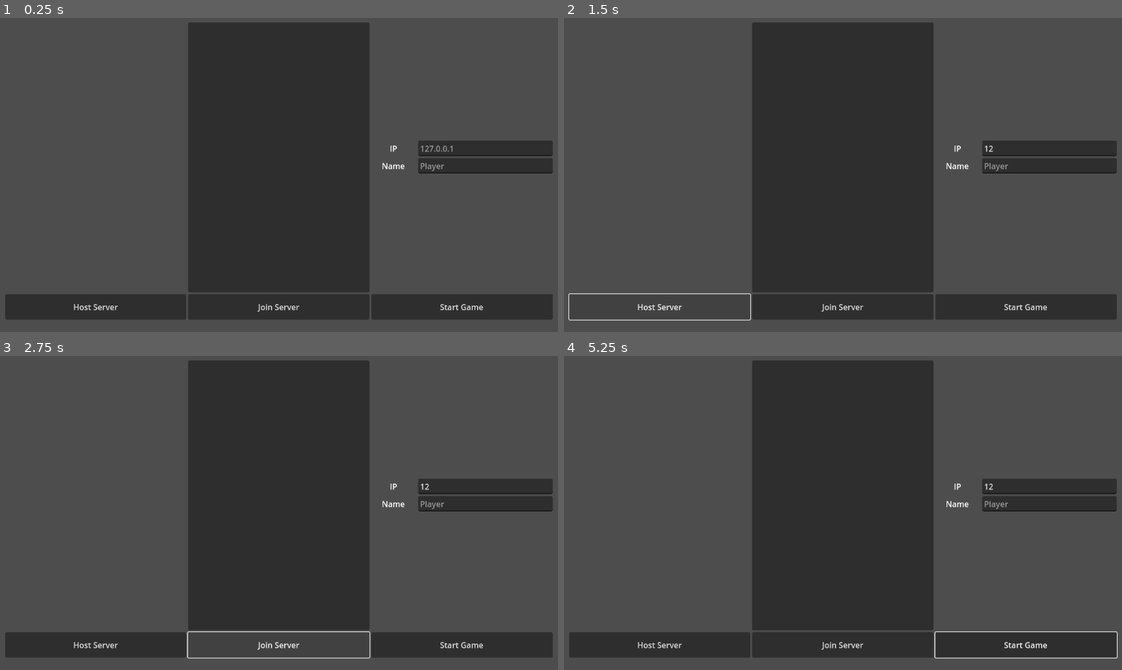
Above: before the commit, frames 1-4 (two rows, left to right).
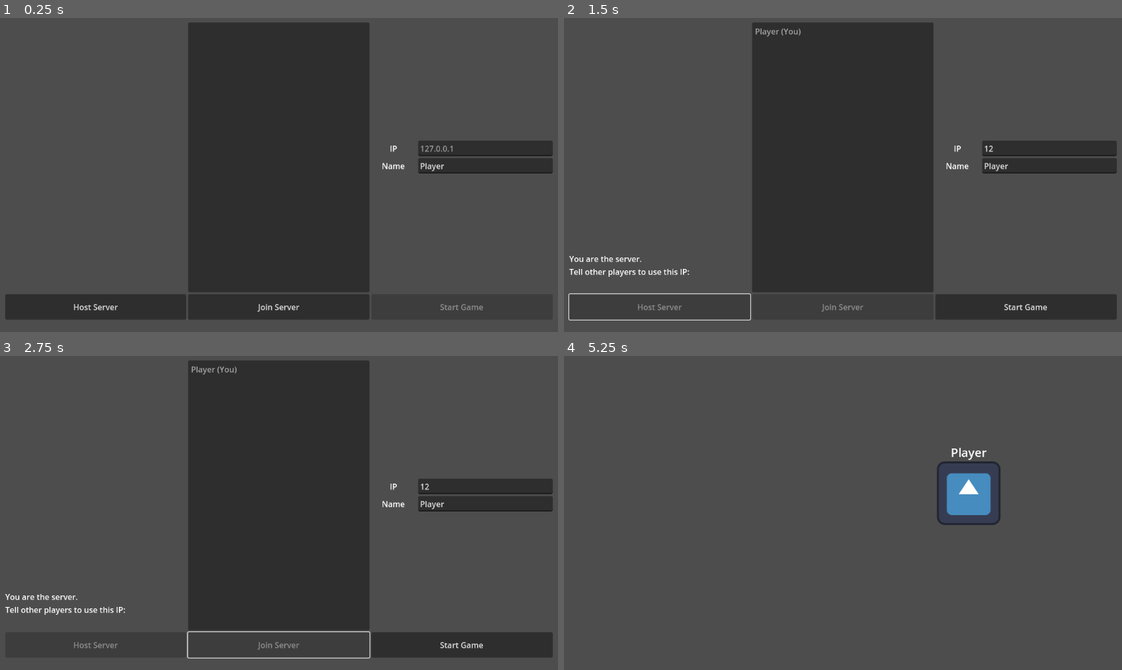
Above: after the commit, the same moments.

Repository: ras-marques/ItadakimasuHeroes
Game: Godot game, scene res://scenes/main_menu.tscn
Two runs of this game, one before a commit and one after it. Both use one fixed random seed, a clock stepped at 60 frames per second and the inputs below. The engine's default icon, where the game draws it, is replaced by a stand-in: a white triangle on a blue panel in a dark square.
Inputs (mouse positions are in pixels of both pictures, inside the frame that each line leads up to):
- Up to frame 1 (0.25 s): no input
- Up to frame 2 (1.5 s): click (1049, 149) at 0.52 s; type "12" at 0.6 s; click "Host Server" at 1.25 s
- Up to frame 3 (2.75 s): click (279, 644) at 2 s, where only the run before the commit has a clickable "Join Server"
- Up to frame 4 (5.25 s): click "Start Game" at 2.75 s; click (1027, 644) at 3.5 s, where only the run before the commit has a clickable "Start Game"; click (1027, 644) at 4.25 s, where only the run before the commit has a clickable "Start Game"; tap Enter at 5 s; move the mouse to (971, 494) at 5.02 s

The runs differ from the first frame. In frame 1, 0.1% of the frame differs, in the area x 75-87%, y 46-94%; in frame 2, 0.6%; in frame 3, 0.6%; in frame 4, 39%, in the area x 1-100%, y 1-97%.

Commit message:
upnp looks to be working testing now

Diff:
--- /dev/null
+++ b/level.gd
@@ -0,0 +1,13 @@
+extends Node2D
+
+var packed_player = preload("res://scenes/player.tscn")
+
+func _ready():
+	var player_list = Networking.get_player_list()
+	for i in range(player_list.size()):
+		var obj = packed_player.instantiate()
+		$Players.add_child(obj)
+		obj.position = Vector2(512,300)
+		obj.name = str(player_list[i][0]) #this is not the name of the player, it's the id, that's why we use the id, not the name, for godot internal stuff
+		obj.set_multiplayer_authority(player_list[i][0])
+		obj.set_player_name(player_list[i][1])
--- /dev/null
+++ b/scenes/level.tscn
@@ -0,0 +1,12 @@
+[gd_scene load_steps=2 format=3 uid="uid://b1hgo1j4xsovl"]
+
+[ext_resource type="Script" path="res://level.gd" id="1_inorf"]
+
+[node name="Level" type="Node2D"]
+script = ExtResource("1_inorf")
+
+[node name="Players" type="Node2D" parent="."]
+
+[node name="Label" type="Label" parent="."]
+offset_right = 40.0
+offset_bottom = 23.0
--- a/scenes/main_menu.gd
+++ /dev/null
@@ -1,24 +0,0 @@
-extends Control
-
-func _ready():
-	Networking.updated_list.connect(self.updated_list)
-
-func _on_host_server_pressed():
-	Networking.update_name($MarginContainer/VBoxContainer/HBoxContainer/VBoxContainer3/HBoxContainer2/NameEdit.text)
-	Networking.create_server()
-
-
-func _on_join_server_pressed():
-	Networking.update_ip($MarginContainer/VBoxContainer/HBoxContainer/VBoxContainer3/HBoxContainer/IpEdit.text)
-	Networking.update_name($MarginContainer/VBoxContainer/HBoxContainer/VBoxContainer3/HBoxContainer2/NameEdit.text)
-	Networking.create_client()
-
-
-func _on_start_game_pressed():
-	pass # Replace with function body.
-
-func updated_list():
-	var list = Networking.get_player_list()
-	$MarginContainer/VBoxContainer/HBoxContainer/VBoxContainer2/PlayerList.clear()
-	for i in range(list.size()):
-		$MarginContainer/VBoxContainer/HBoxContainer/VBoxContainer2/PlayerList.add_item(list[i][1])
--- a/scenes/main_menu.tscn
+++ b/scenes/main_menu.tscn
@@ -1,6 +1,6 @@
 [gd_scene load_steps=2 format=3 uid="uid://j05nykrnaag5"]
 
-[ext_resource type="Script" path="res://scenes/main_menu.gd" id="1_6td36"]
+[ext_resource type="Script" path="res://scripts/main_menu.gd" id="1_6td36"]
 
 [node name="MainMenu" type="Control"]
 layout_mode = 3
@@ -33,7 +33,22 @@
 
 [node name="VBoxContainer" type="VBoxContainer" parent="MarginContainer/VBoxContainer/HBoxContainer"]
 layout_mode = 2
-size_flags_horizontal = 2
+size_flags_horizontal = 3
+alignment = 2
+
+[node name="ServerON" type="Label" parent="MarginContainer/VBoxContainer/HBoxContainer/VBoxContainer"]
+visible = false
+layout_mode = 2
+size_flags_vertical = 10
+size_flags_stretch_ratio = 20.0
+text = "You are the server.
+Tell other players to use this IP:"
+
+[node name="ServerIP" type="Label" parent="MarginContainer/VBoxContainer/HBoxContainer/VBoxContainer"]
+visible = false
+layout_mode = 2
+size_flags_vertical = 10
+text = "192.168.1.105"
 
 [node name="VBoxContainer2" type="VBoxContainer" parent="MarginContainer/VBoxContainer/HBoxContainer"]
 layout_mode = 2
@@ -76,6 +91,7 @@
 layout_mode = 2
 size_flags_horizontal = 3
 size_flags_stretch_ratio = 3.0
+text = "Player"
 placeholder_text = "Player"
 
 [node name="HBoxContainer2" type="HBoxContainer" parent="MarginContainer/VBoxContainer"]
@@ -95,6 +111,7 @@
 [node name="StartGame" type="Button" parent="MarginContainer/VBoxContainer/HBoxContainer2"]
 layout_mode = 2
 size_flags_horizontal = 3
+disabled = true
 text = "Start Game"
 
 [connection signal="pressed" from="MarginContainer/VBoxContainer/HBoxContainer2/HostServer" to="." method="_on_host_server_pressed"]
--- /dev/null
+++ b/scenes/player.tscn
@@ -0,0 +1,32 @@
+[gd_scene load_steps=4 format=3 uid="uid://880ue8qag66d"]
+
+[ext_resource type="Script" path="res://scripts/player.gd" id="1_45gow"]
+[ext_resource type="Texture2D" uid="uid://bo7td2pltrgu" path="res://icon.svg" id="1_o8ovp"]
+
+[sub_resource type="SceneReplicationConfig" id="SceneReplicationConfig_vn2qu"]
+properties/0/path = NodePath(".:position")
+properties/0/spawn = true
+properties/0/sync = true
+
+[node name="Player" type="Node2D"]
+script = ExtResource("1_45gow")
+
+[node name="Sprite2D" type="Sprite2D" parent="."]
+texture = ExtResource("1_o8ovp")
+
+[node name="MultiplayerSynchronizer" type="MultiplayerSynchronizer" parent="."]
+replication_config = SubResource("SceneReplicationConfig_vn2qu")
+
+[node name="PlayerName" type="Label" parent="."]
+anchors_preset = 5
+anchor_left = 0.5
+anchor_right = 0.5
+offset_left = -189.0
+offset_top = -100.0
+offset_right = 189.0
+offset_bottom = -63.0
+grow_horizontal = 2
+theme_override_font_sizes/font_size = 24
+text = "Player name"
+horizontal_alignment = 1
+vertical_alignment = 1
--- /dev/null
+++ b/scripts/main_menu.gd
@@ -0,0 +1,40 @@
+extends Control
+
+func _ready():
+	Networking.updated_list.connect(self.updated_list)
+
+func _on_host_server_pressed():
+	Networking.update_name($MarginContainer/VBoxContainer/HBoxContainer/VBoxContainer3/HBoxContainer2/NameEdit.text)
+	Networking.create_server()
+	$MarginContainer/VBoxContainer/HBoxContainer2/HostServer.disabled = true
+	$MarginContainer/VBoxContainer/HBoxContainer2/JoinServer.disabled = true
+	var ip = Networking.get_ip()
+	$MarginContainer/VBoxContainer/HBoxContainer/VBoxContainer/ServerIP.text = ip
+	$MarginContainer/VBoxContainer/HBoxContainer/VBoxContainer/ServerON.visible = true
+	$MarginContainer/VBoxContainer/HBoxContainer/VBoxContainer/ServerIP.visible = true
+	$MarginContainer/VBoxContainer/HBoxContainer2/StartGame.disabled = false
+
+func _on_join_server_pressed():
+	Networking.update_ip($MarginContainer/VBoxContainer/HBoxContainer/VBoxContainer3/HBoxContainer/IpEdit.text)
+	Networking.update_name($MarginContainer/VBoxContainer/HBoxContainer/VBoxContainer3/HBoxContainer2/NameEdit.text)
+	Networking.create_client()
+	$MarginContainer/VBoxContainer/HBoxContainer2/HostServer.disabled = true
+	$MarginContainer/VBoxContainer/HBoxContainer2/JoinServer.disabled = true
+
+
+func _on_start_game_pressed():
+	if multiplayer.is_server():
+		rpc("start_game")
+
+@rpc("any_peer","call_local")
+func start_game():
+	get_tree().change_scene_to_file("res://scenes/level.tscn")
+
+func updated_list():
+	var list = Networking.get_player_list()
+	$MarginContainer/VBoxContainer/HBoxContainer/VBoxContainer2/PlayerList.clear()
+	for i in range(list.size()):
+		if list[i][0] == Networking.id:
+			$MarginContainer/VBoxContainer/HBoxContainer/VBoxContainer2/PlayerList.add_item(list[i][1] + str(" (You)"))
+		else:
+			$MarginContainer/VBoxContainer/HBoxContainer/VBoxContainer2/PlayerList.add_item(list[i][1])
--- a/scripts/networking.gd
+++ b/scripts/networking.gd
@@ -1,7 +1,7 @@
 extends Node
 
 const IPADDRESS = "127.0.0.1"
-const PORT = 6007
+const PORT = 9001
 const MAXPLAYERS = 8
 
 var ip = IPADDRESS
@@ -12,32 +12,46 @@
 
 signal updated_list
 
+var upnp
+var external_ip = "NOT ACQUIRED"
+
 func _ready():
 	multiplayer.connected_to_server.connect(self.connected_to_server)
 	multiplayer.connection_failed.connect(self.connection_failed)
 	multiplayer.server_disconnected.connect(self.server_disconnected)
+	upnp = UPNP.new()
 
 func connected_to_server():
 	id = multiplayer.multiplayer_peer.get_unique_id()
 	rpc("register_player", id, player_name)
 
-func peer_disconnected(id):
-	pass
+func peer_disconnected(player_id):
+	rpc("remove_player", player_id)
 
 func connection_failed():
-	pass
+	peer = null
+	multiplayer.set_multiplayer_peer(null)
 
 func server_disconnected():
-	pass
+	get_tree().quit()
 
 @rpc("any_peer")
-func register_player(id, name):
+func register_player(new_player_id, new_player_name):
 	if multiplayer.is_server():
+		print("multiplayer is server")
 		for i in range(players.size()):
-			rpc_id(id, "register_player", players[i][0], players[i][1])
-		rpc("register_player", id, name)
-	players.append([id, name])
+			rpc_id(new_player_id, "register_player", players[i][0], players[i][1])
+		rpc("register_player", new_player_id, new_player_name)
+	players.append([new_player_id, new_player_name])
 	emit_signal("updated_list")
+
+@rpc("any_peer", "call_local")
+func remove_player(player_id):
+	for i in range(players.size()):
+		if players[i][0] == player_id:
+			players.remove_at(i)
+			emit_signal("updated_list")
+			return
 
 func create_server():
 	peer = ENetMultiplayerPeer.new()
@@ -46,6 +60,20 @@
 	peer.peer_disconnected.connect(self.peer_disconnected)
 	id = multiplayer.multiplayer_peer.get_unique_id()
 	register_player(id, player_name)
+
+	var upnp = UPNP.new()
+	var discover_result = upnp.discover()
+	if discover_result == UPNP.UPNP_RESULT_SUCCESS:
+		if upnp.get_gateway() and upnp.get_gateway().is_valid_gateway():
+			var map_result_udp = upnp.add_port_mapping(9001,0,"itasdakimasu_heroes", "UDP", 0)
+			var map_result_tcp = upnp.add_port_mapping(9001,0,"itasdakimasu_heroes", "TCP", 0)
+			if not map_result_udp == UPNP.UPNP_RESULT_SUCCESS:
+				upnp.add_port_mapping(9001,9001,"","UDP")
+			if not map_result_tcp == UPNP.UPNP_RESULT_SUCCESS:
+				upnp.add_port_mapping(9001,9001,"","TCP")
+
+	external_ip = upnp.query_external_address()
+
 
 func create_client():
 	peer = ENetMultiplayerPeer.new()
@@ -60,3 +88,10 @@
 
 func get_player_list():
 	return players
+
+func get_ip():
+#	var ip_list = IP.get_local_addresses()
+#	for i in range(ip_list.size()):
+#		if ip_list[i].begins_with("192"):
+#			return ip_list[i]
+	return external_ip
--- /dev/null
+++ b/scripts/player.gd
@@ -0,0 +1,17 @@
+extends Node2D
+
+var player_name = ""
+var window_size = Vector2(0,0)
+func _ready():
+	window_size = DisplayServer.window_get_size()
+
+func _process(_delta):
+	if is_multiplayer_authority():
+		print(DisplayServer.window_get_size())
+		var new_position = get_viewport().get_mouse_position()
+		if new_position.x > 0 and new_position.x < window_size.x and new_position.y > 0 and new_position.y < window_size.y:
+			position = new_position
+		print(position)
+
+func set_player_name(new_name):
+	$PlayerName.text = new_name
Not shown, added: export_presets.cfg
